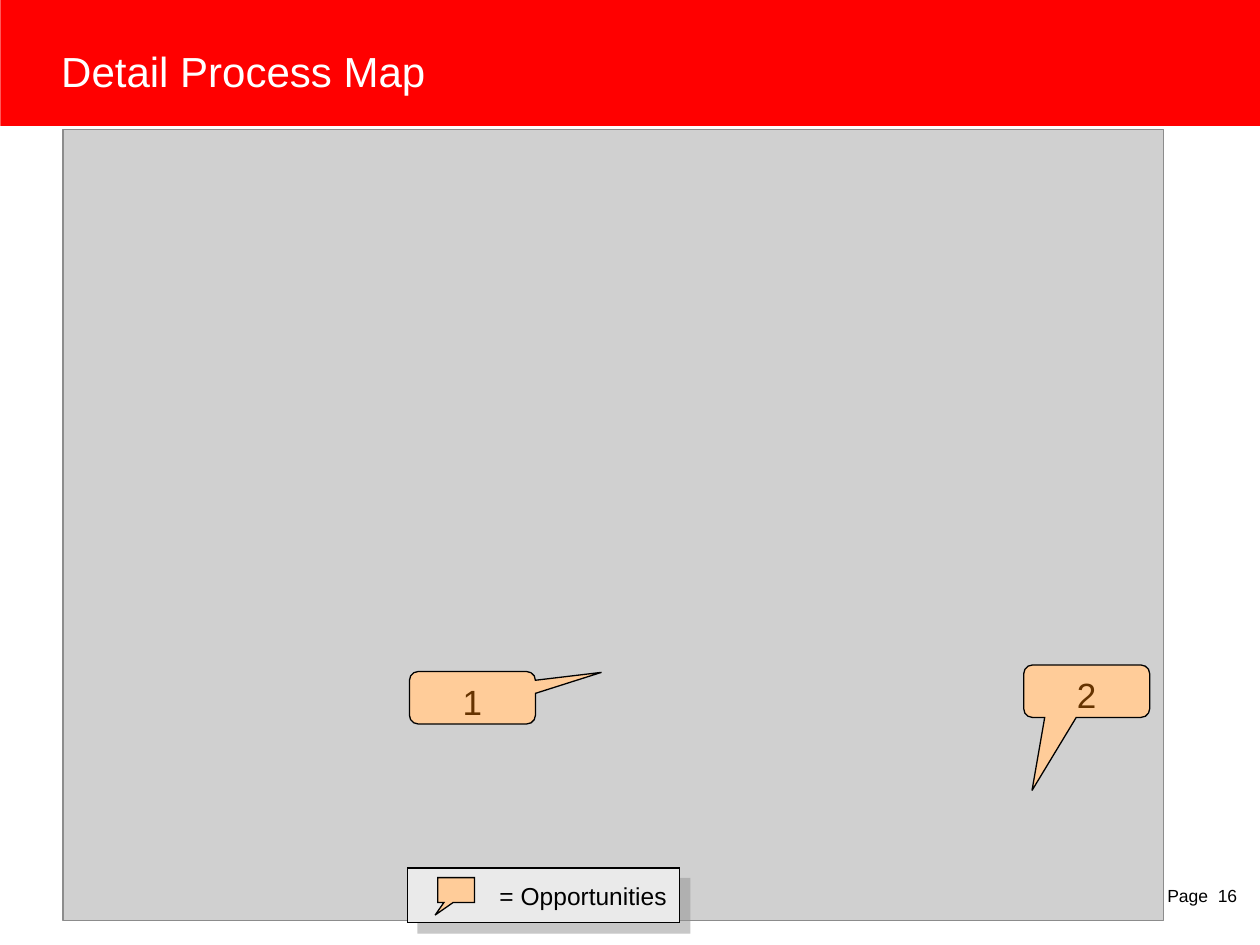
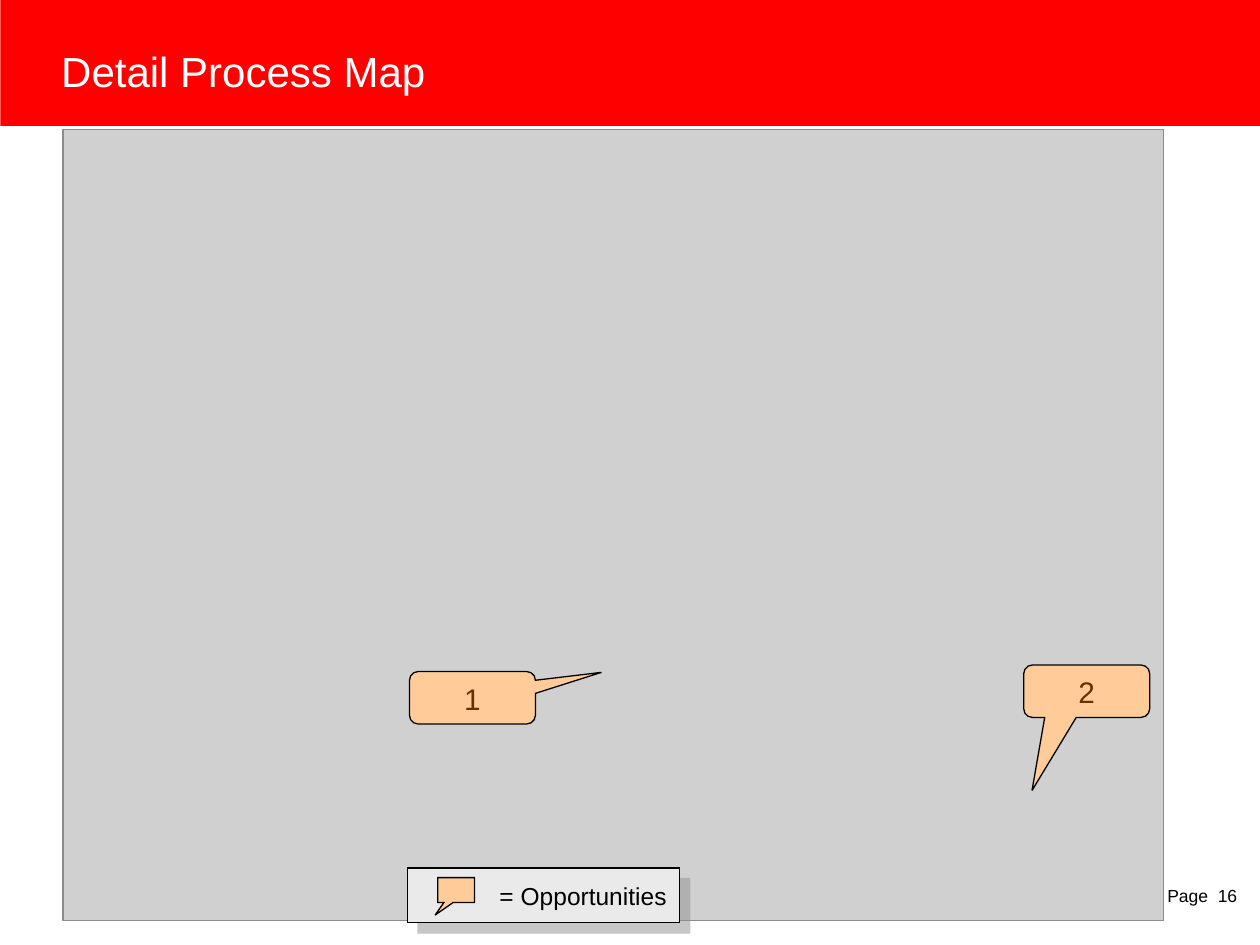
Before and after one commit to PatrickDesbrow/Management-Lean-Six-Sigma, a slide deck: slide 16 of Project - Self Service Publishing/Toll Gate Presentation - Improve.ppt. Drawn at 1260x945 pixels with LibreOffice and Linux fonts; fonts in the diff are those of the drawing; grey boxes stand for pictures. Boxes give left, top, right and bottom in pixels: in the first picture for what was removed or moved away, otherwise in the second. Text is boxed around its words. In the diff, an @@ line names an element or a change of style, - is before the commit and + after.

```diff
--- a/Project - Self Service Publishing/Toll Gate Presentation - Improve.ppt
+++ b/Project - Self Service Publishing/Toll Gate Presentation - Improve.ppt
@@ rounded speech box "1" at <box>410,672,536,724</box>: size 20 to 17 pt @@
@@ rounded speech box "2" at <box>1024,665,1150,718</box>: size 20 to 17 pt @@
```
Also in this commit, not shown: 4 other slides changed, 8 other files.
